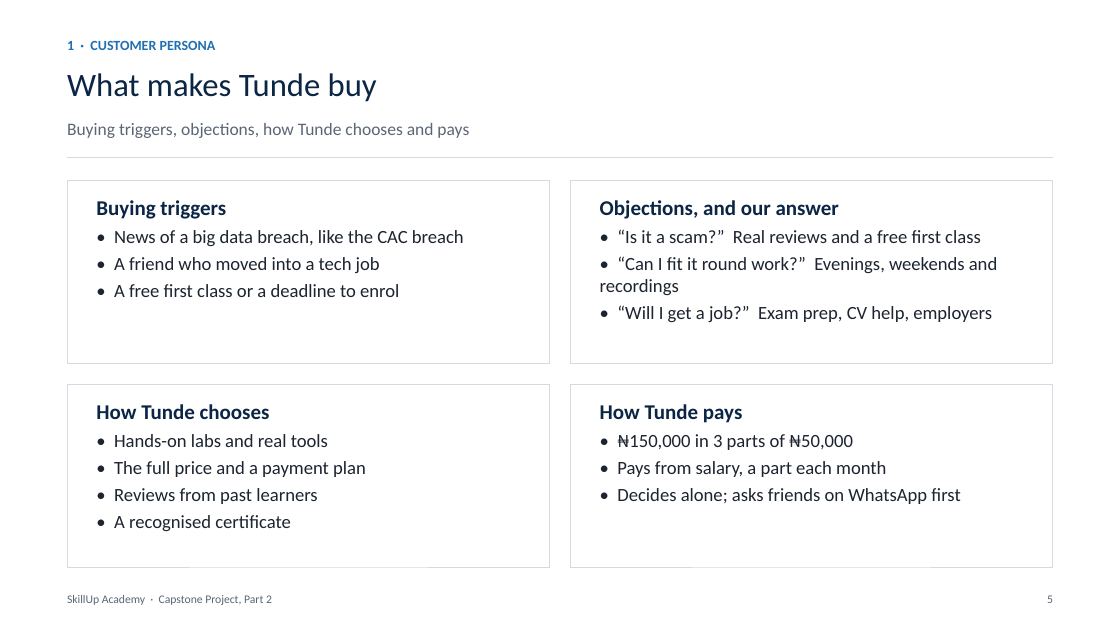
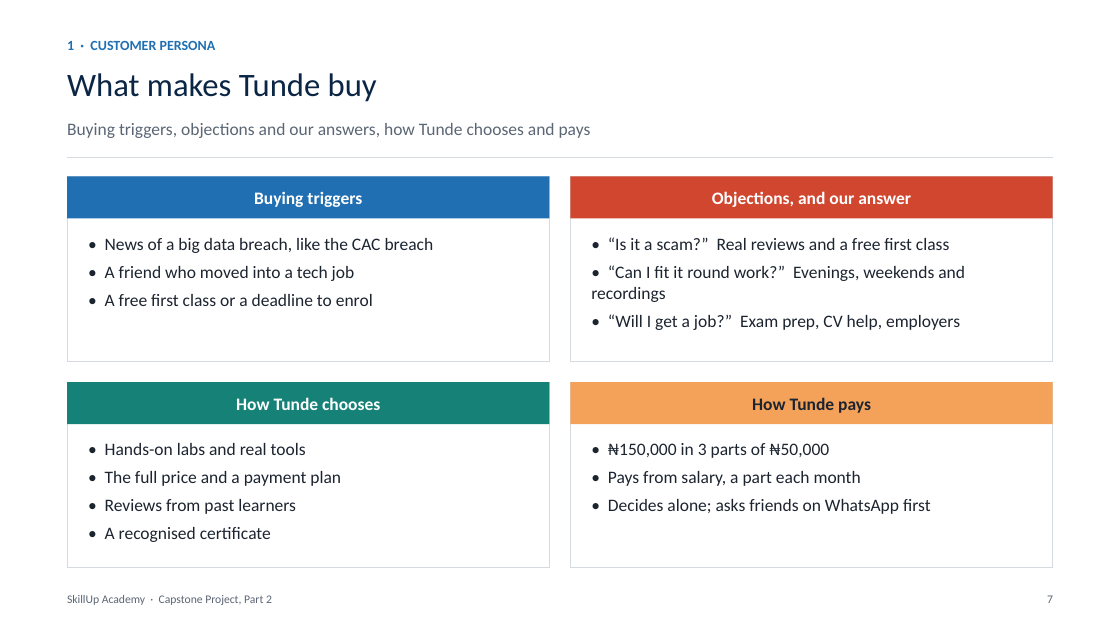
Before and after one commit to BadboyVee/BlackHoleeee, a slide deck: slide 7 of capstone/Customer_Analysis.pptx (slide 5 before the commit). Drawn at 1120x630 pixels with LibreOffice and Linux fonts; fonts in the diff are those of the drawing. Boxes give left, top, right and bottom in pixels: in the first picture for what was removed or moved away, otherwise in the second. Text is boxed around its words. In the diff, an @@ line names an element or a change of style, - is before the commit and + after.

```diff
--- a/capstone/Customer_Analysis.pptx
+++ b/capstone/Customer_Analysis.pptx
@@ text at <box>67,123,591,138</box>: text changed @@
-Buying triggers, objections, how Tunde chooses and pays
+Buying triggers, objections and our answers, how Tunde chooses and pays
@@ rectangle: place and size @@
-rectangle at <box>67,181,549,363</box>
+rectangle at <box>67,176,549,361</box>
@@ rectangle added at <box>67,176,549,218</box>, fill #1F6FB2, 15 pt, text #FFFFFF, bold @@
+Buying triggers
@@ rectangle: place and size @@
-rectangle at <box>571,181,1053,363</box>
+rectangle at <box>571,176,1053,361</box>
@@ rectangle added at <box>571,176,1053,218</box>, fill #D1462F, 15 pt, text #FFFFFF, bold @@
+Objections, and our answer
@@ text at <box>96,200,226,219</box>: paragraph removed @@
-Buying triggers
@@ text at <box>600,200,839,219</box>: paragraph removed @@
-Objections, and our answer
@@ text "• News of a big ...": place and size @@
-text "• News of a big ..." at <box>96,200,464,297</box>
+text "• News of a big ..." at <box>105,238,434,306</box>
@@ text "• “Is it a scam?” ...": place and size @@
-text "• “Is it a scam?” ..." at <box>600,200,997,322</box>
+text "• “Is it a scam?” ..." at <box>591,237,965,330</box>
@@ rectangle: place and size @@
-rectangle at <box>571,385,1053,567</box>
+rectangle at <box>67,382,549,567</box>
@@ rectangle added at <box>67,382,549,424</box>, fill #168277, 15 pt, text #FFFFFF, bold @@
+How Tunde chooses
@@ rectangle: place and size @@
-rectangle at <box>67,385,549,567</box>
+rectangle at <box>571,382,1053,567</box>
@@ rectangle added at <box>571,382,1053,424</box>, fill #F4A259, 15 pt, text #1C2430, bold @@
+How Tunde pays
@@ text at <box>96,404,270,419</box>: paragraph removed @@
-How Tunde chooses
@@ text at <box>600,404,742,423</box>: paragraph removed @@
-How Tunde pays
@@ size 16 to 15 pt; more space between paragraphs in 4 elements at <box>105,238,434,306</box>, <box>591,237,965,330</box>, <box>608,443,931,514</box>, <box>105,443,341,542</box> @@
@@ text "• Hands-on labs and real ...": place and size @@
-text "• Hands-on labs and real ..." at <box>96,404,366,531</box>
+text "• Hands-on labs and real ..." at <box>105,443,341,542</box>
@@ text "• ₦150,000 in 3 parts ...": place and size @@
-text "• ₦150,000 in 3 parts ..." at <box>600,404,960,504</box>
+text "• ₦150,000 in 3 parts ..." at <box>608,443,931,514</box>
@@ text at <box>1047,595,1053,603</box>: text changed @@
-5
+7
```
Also in this commit, not shown: 14 other slides changed, 7 slides added, 2 slides removed, 8 other files.
